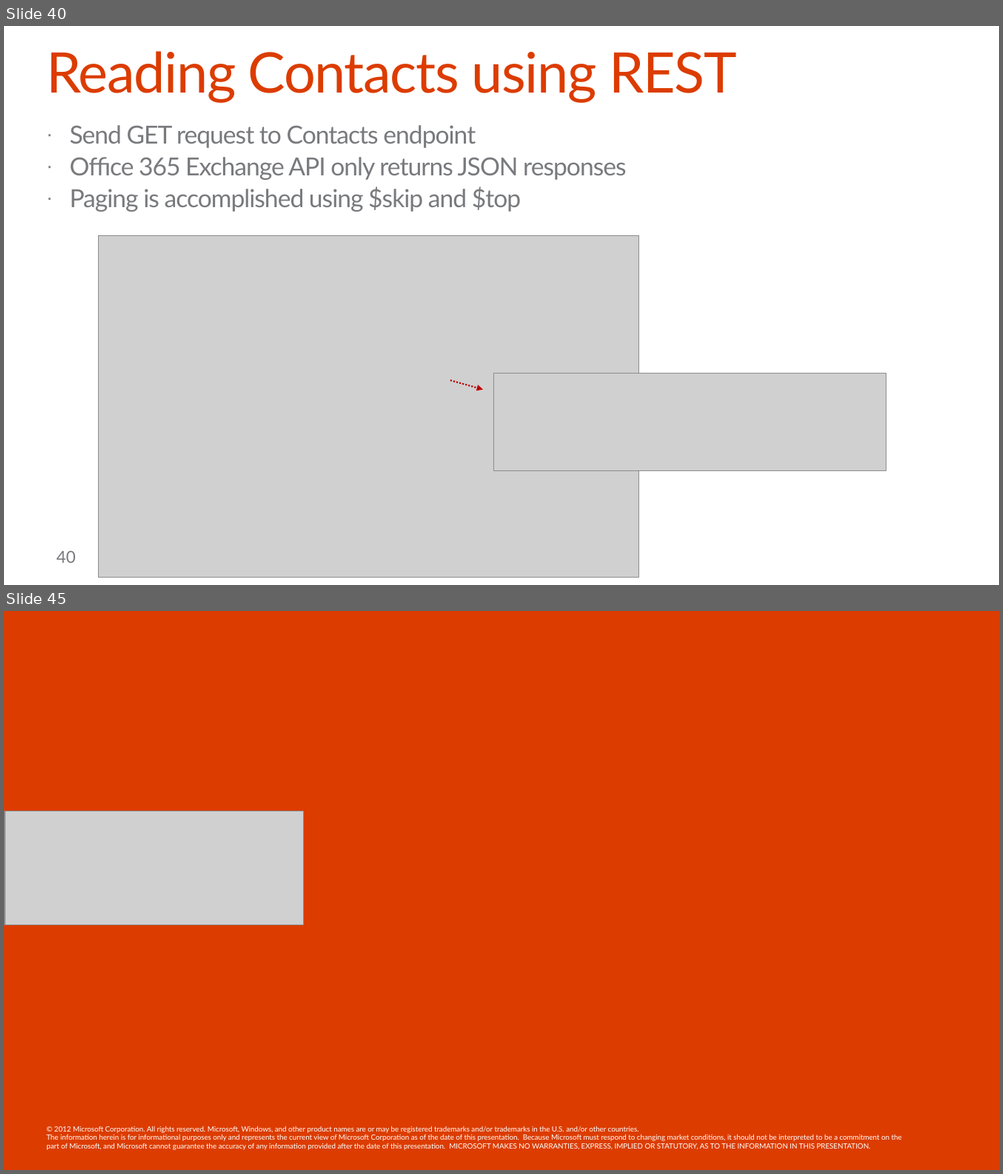
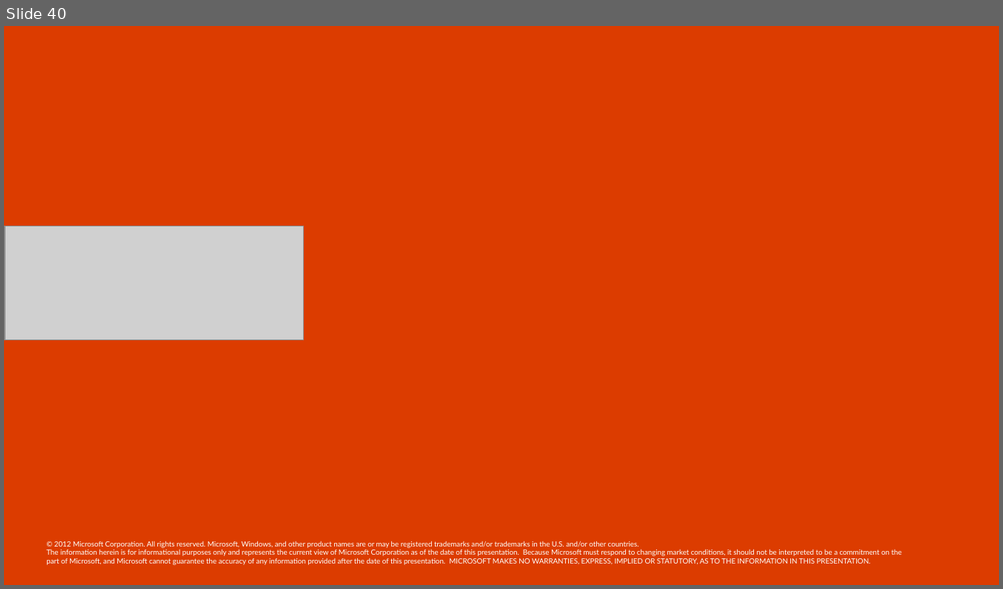
Before and after one commit to OfficeDev/TrainingContent, a slide deck: O3654-6 Deep dive into native Xamarin Development with Office 365 APIs/O3654-6 Deep dive into native Xamarin Development with Office 365 APIs.pptx. Shown one above the other, each under a label of ours: slides 40 and 45 before the commit, slide 40 after it; the slides between them are not shown. The pictures are 1003x1174 and 1003x589 pixels, drawn with LibreOffice and Linux fonts; fonts in the diff are those of the drawing; grey boxes stand for pictures; background and template pictures are left out. Boxes give left, top, right and bottom in pixels: in the first picture for what was removed or moved away, otherwise in the second. Text is boxed around its words. In the diff, an @@ line names an element or a change of style, - is before the commit and + after.

```diff
--- a/O3654-6 Deep dive into native Xamarin Development with Office 365 APIs/O3654-6 Deep dive into native Xamarin Development with Office 365 APIs.pptx
+++ b/O3654-6 Deep dive into native Xamarin Development with Office 365 APIs/O3654-6 Deep dive into native Xamarin Development with Office 365 APIs.pptx
@@ slide 40 removed at (4,26,999,585), background #FFFFFF @@
@@ title removed at (46,51,736,103) @@
-Reading Contacts using REST
@@ text removed at (70,125,626,212) @@
-· Send GET request to Contacts endpoint
-· Office 365 Exchange API only returns JSON responses
-· Paging is accomplished using $skip and $top
@@ picture removed at (99,235,638,578) @@
@@ arrow removed from (450, 380) to (483, 390) @@
@@ picture removed at (493,374,886,471) @@
@@ page number removed at (57,551,76,563) @@
-40
@@ what was slide 45 is now slide 40 @@
```
Also in this commit, not shown: 8 slides changed, 26 slides added, 30 other slides removed.
